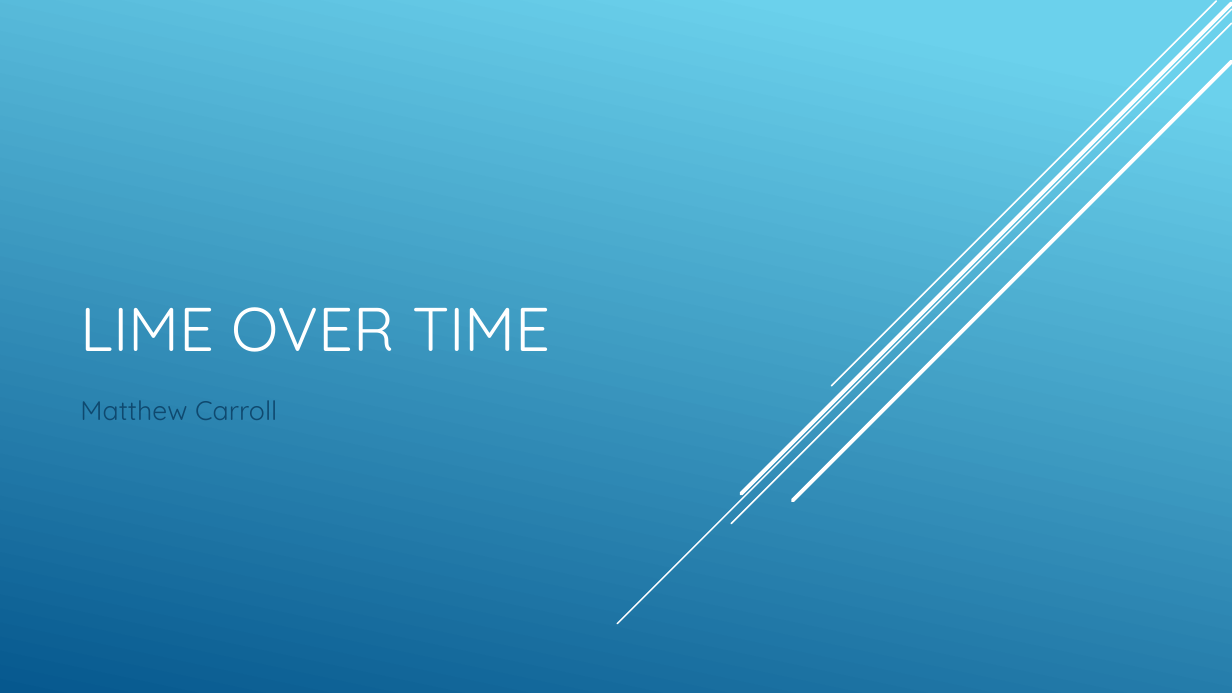
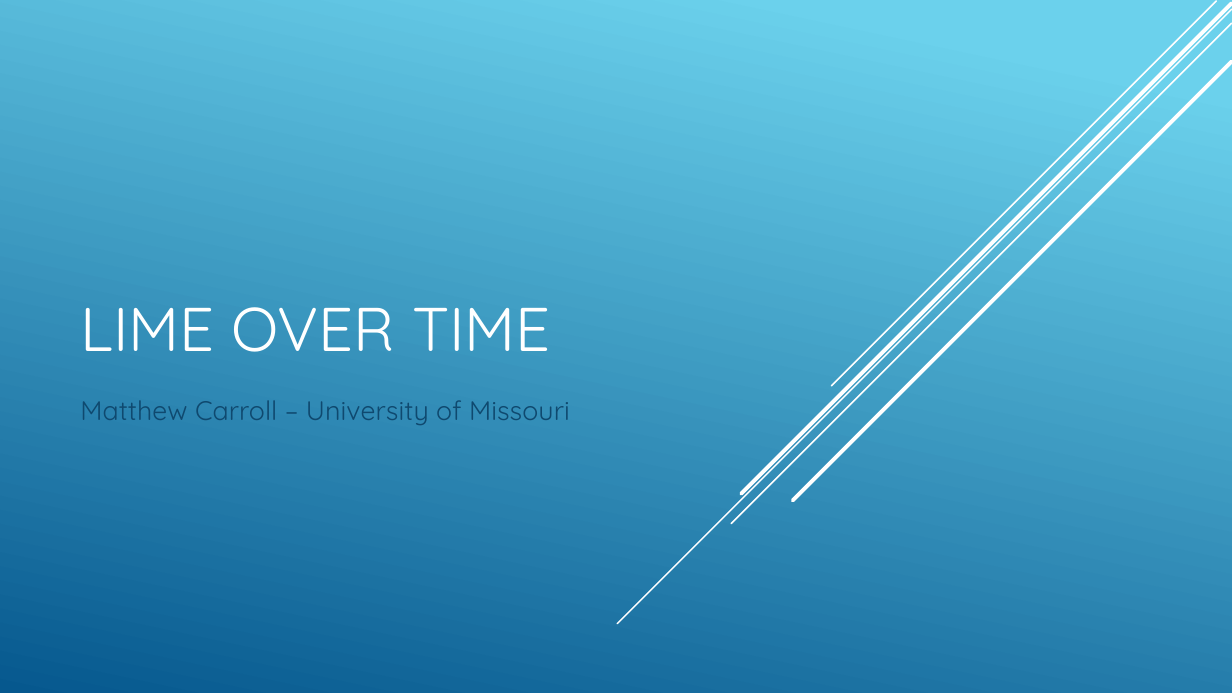
Before and after one commit to MJC598/Weather_Explainer, a slide deck: slide 1 of presentation/presentation.pptx. Drawn at 1232x693 pixels with LibreOffice and Linux fonts; fonts in the diff are those of the drawing. Boxes give left, top, right and bottom in pixels: in the first picture for what was removed or moved away, otherwise in the second. Text is boxed around its words. In the diff, an @@ line names an element or a change of style, - is before the commit and + after.

```diff
--- a/presentation/presentation.pptx
+++ b/presentation/presentation.pptx
@@ subtitle at [80,400,570,425]: text changed @@
-Matthew Carroll
+Matthew Carroll – University of Missouri
```
Also in this commit, not shown: 5 other slides changed, 1 other file.
